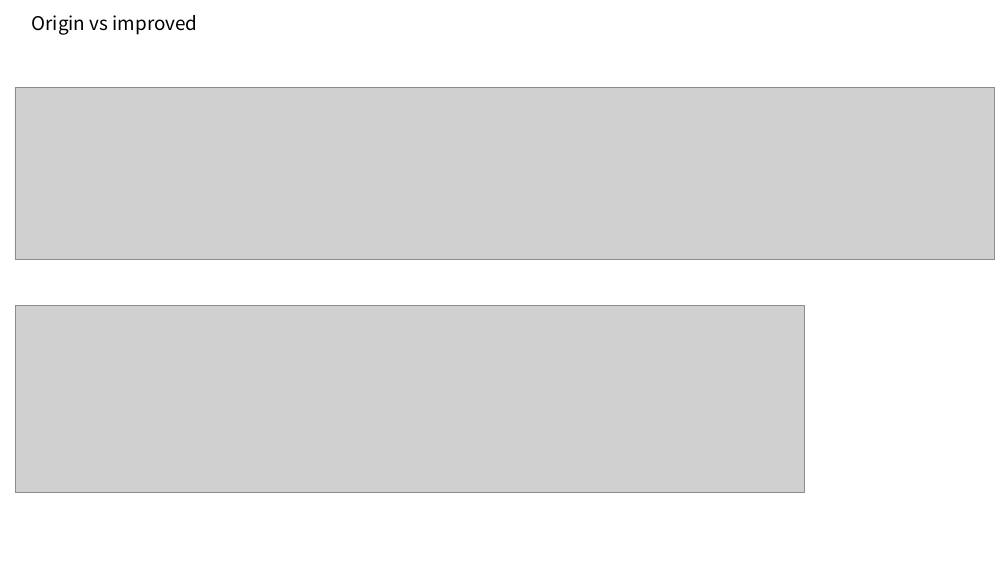
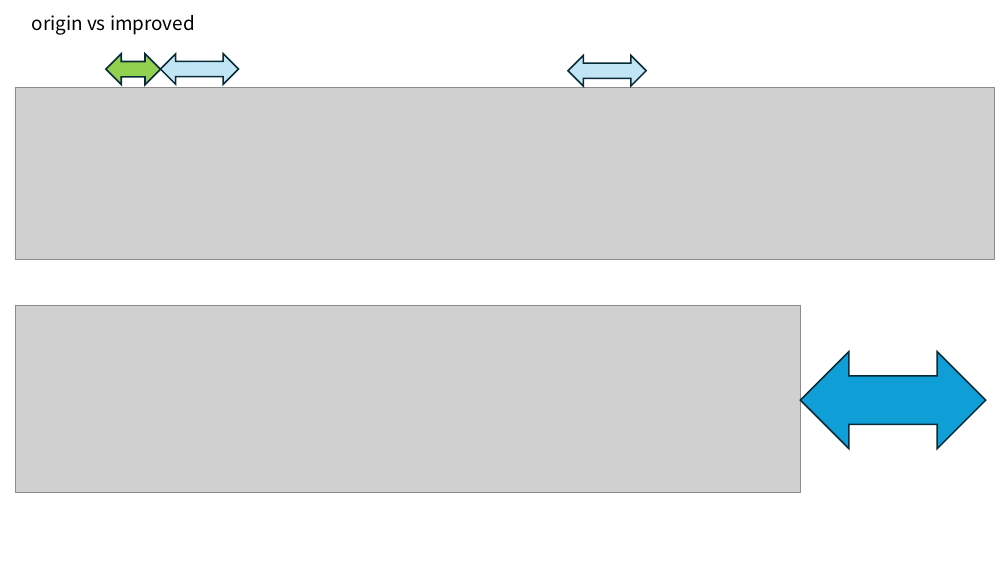
Before and after one commit to yyj6666667/fiddler, a slide deck: slide 10 of CPU.pptx (slide 6 before the commit). Drawn at 1008x567 pixels with LibreOffice and Linux fonts; fonts in the diff are those of the drawing; grey boxes stand for pictures. Boxes give left, top, right and bottom in pixels: in the first picture for what was removed or moved away, otherwise in the second. Text is boxed around its words. In the diff, an @@ line names an element or a change of style, - is before the commit and + after.

```diff
--- a/CPU.pptx
+++ b/CPU.pptx
@@ text at box(32, 15, 195, 35): text changed @@
-Origin vs improved
+origin vs improved
@@ left right arrow added at box(106, 54, 160, 85), fill #92D050, outline #092A39 1.5 pt @@
@@ left right arrow added at box(160, 54, 238, 84), fill #C1E5F5, outline #092A39 1.5 pt @@
@@ left right arrow added at box(569, 55, 647, 85), fill #C1E5F5, outline #092A39 1.5 pt @@
@@ picture: place and size @@
-picture at box(15, 306, 805, 493)
+picture at box(15, 306, 801, 493)
@@ left right arrow added at box(801, 352, 986, 448), fill #0F9ED5, outline #092A39 1.5 pt @@
```
Also in this commit, not shown: 4 other slides changed, 6 slides added, 1 slide removed, 1 other file.
